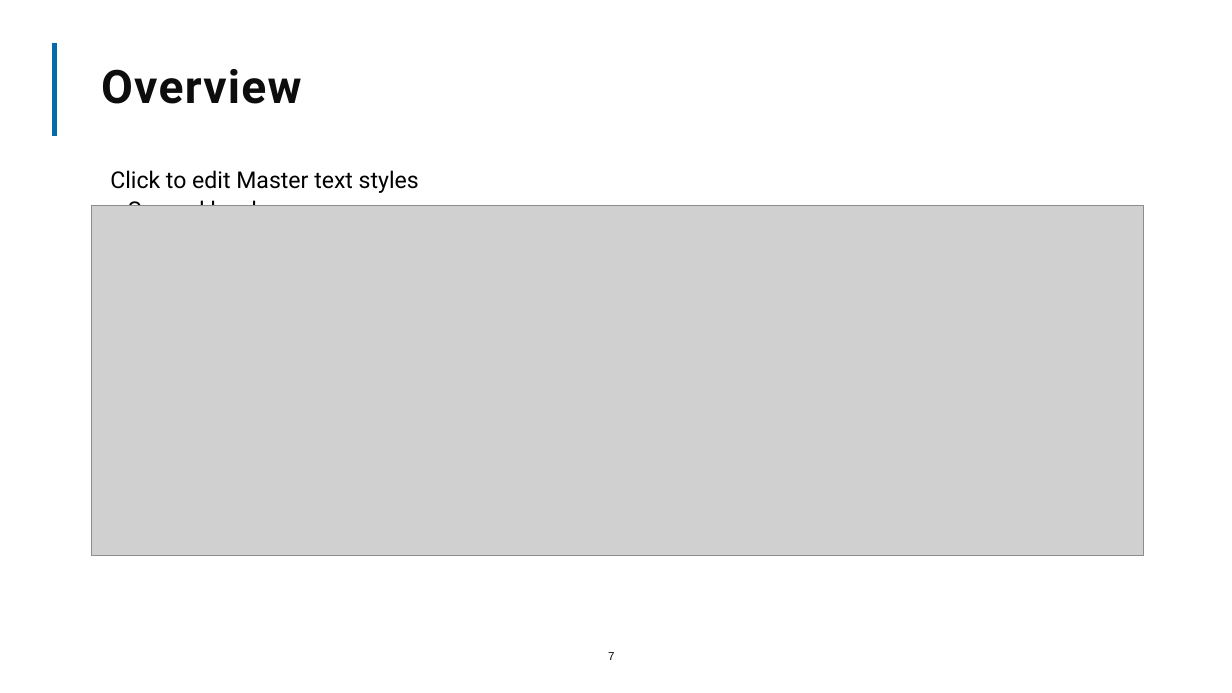
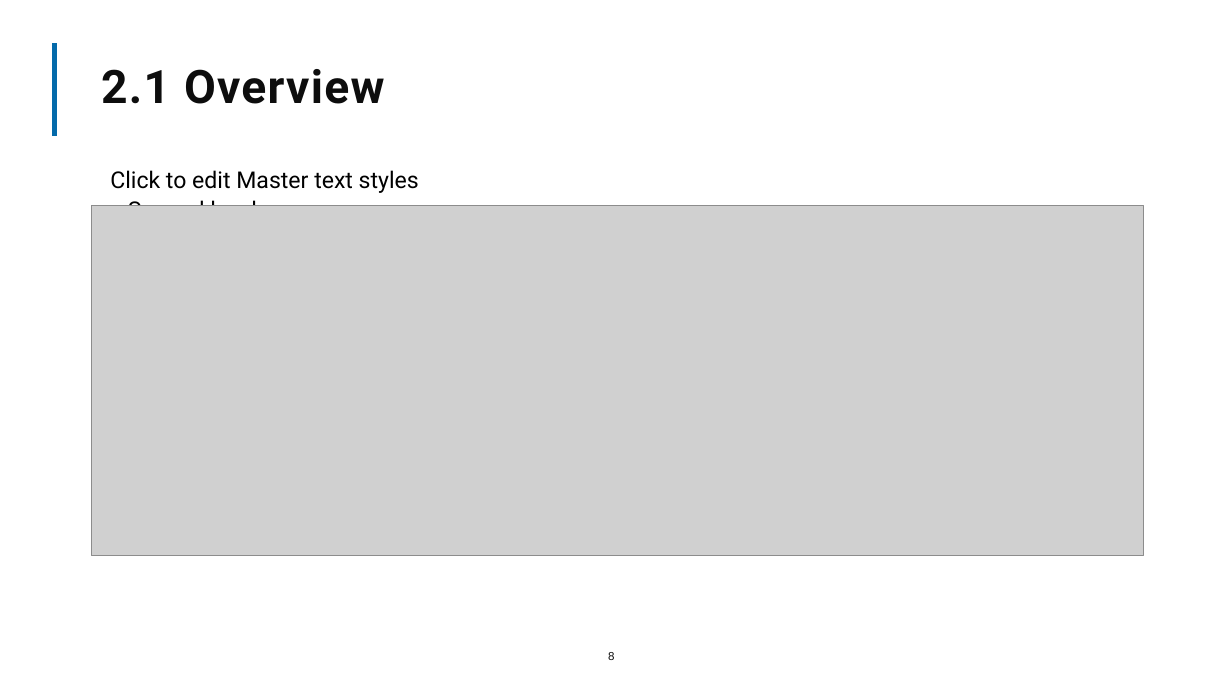
Before and after one commit to The-Strategy-Unit/nhp_sbr_impacts, a slide deck: slide 8 of NHP_SBR impacts_2024.pptx (slide 7 before the commit). Drawn at 1232x693 pixels with LibreOffice and Linux fonts; fonts in the diff are those of the drawing; grey boxes stand for pictures; background and template pictures are left out. Boxes give left, top, right and bottom in pixels: in the first picture for what was removed or moved away, otherwise in the second. Text is boxed around its words. In the diff, an @@ line names an element or a change of style, - is before the commit and + after.

```diff
--- a/NHP_SBR impacts_2024.pptx
+++ b/NHP_SBR impacts_2024.pptx
@@ title at <box>101,69,384,104</box>: text changed @@
-Overview
+2.1 Overview
@@ page number at <box>608,652,614,660</box>: text changed @@
-7
+8
```
Also in this commit, not shown: 13 other slides changed, 17 slides added, 3 other files.
